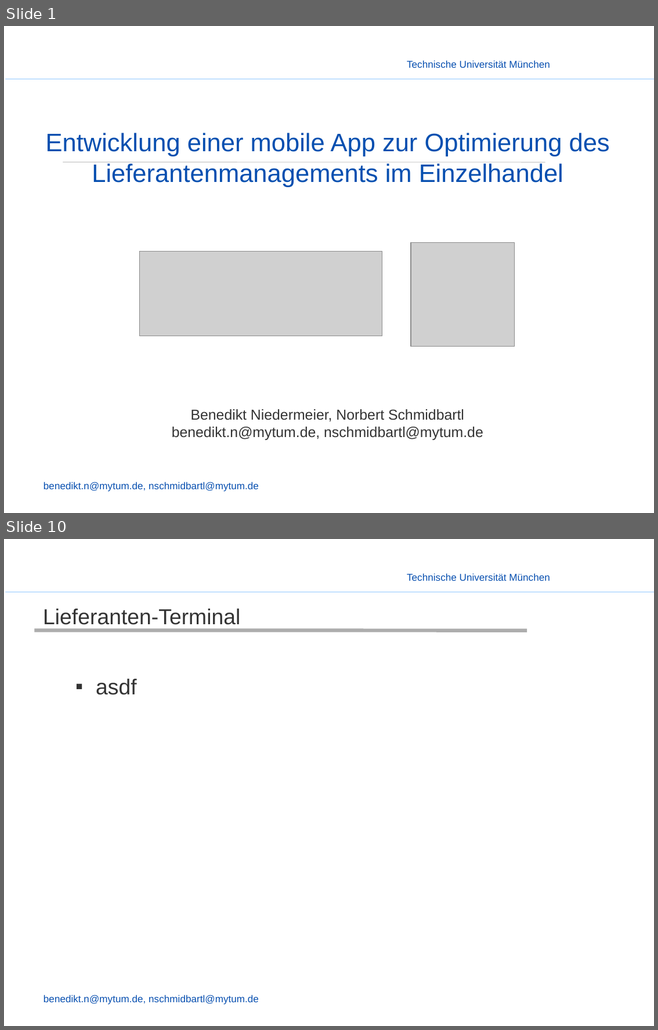
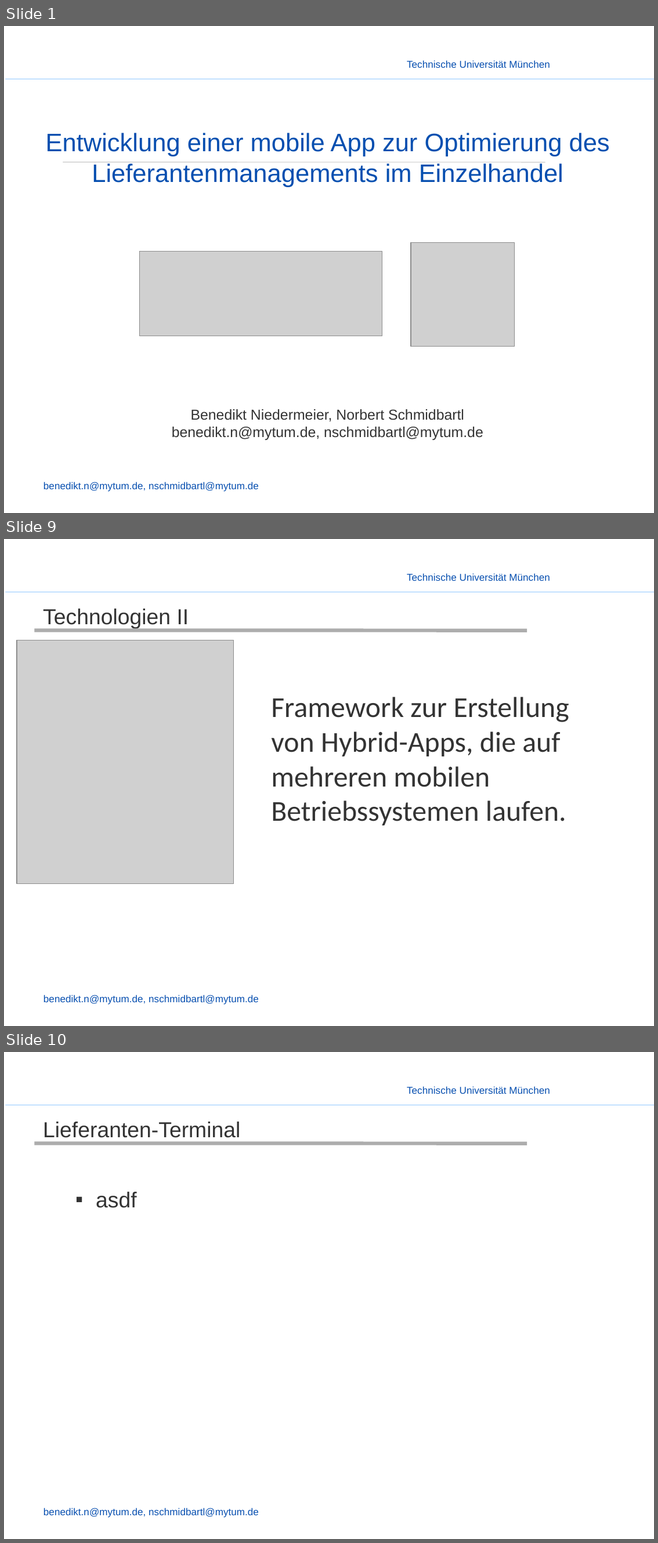
Before and after one commit to enjayes/logistikapp, a slide deck: Präsentation/Presentation - Benjo.pptx. Shown one above the other, each under a label of ours: slides 1 and 10 before the commit, slides 1, 9 and 10 after it; the slides between them are not shown. The pictures are 658x1030 and 658x1543 pixels, drawn with LibreOffice and Linux fonts; fonts in the diff are those of the drawing; grey boxes stand for pictures; background and template pictures are left out. Boxes give left, top, right and bottom in pixels: in the first picture for what was removed or moved away, otherwise in the second. Text is boxed around its words. In the diff, an @@ line names an element or a change of style, - is before the commit and + after.

```diff
--- a/Präsentation/Presentation - Benjo.pptx
+++ b/Präsentation/Presentation - Benjo.pptx
@@ slide 9 added at box(4, 539, 654, 1026), background picture (left out); not listed: 3 template elements that a slide beside it also shows @@
@@ title added at box(43, 609, 189, 629), 24 pt, text #333333 @@
+  Technologien II
@@ picture added at box(17, 641, 233, 884) @@
@@ line added from (35, 631) to (527, 631), #ADADAD 4 pt @@
@@ text added at box(271, 697, 569, 826), 32 pt, text #333333 @@
+Framework zur Erstellung von Hybrid-Apps, die auf mehreren mobilen Betriebssystemen laufen.
```
Also in this commit, not shown: 1 slide changed, 6 other slides added, 7 slides removed, 1 other file.
